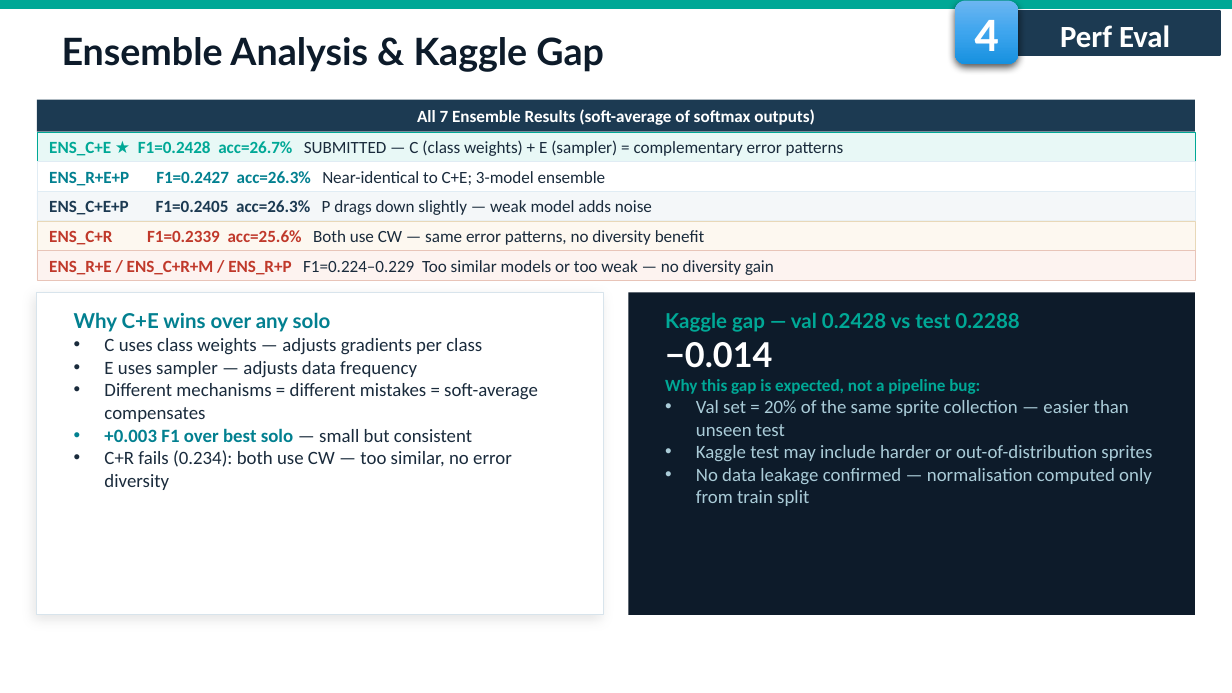
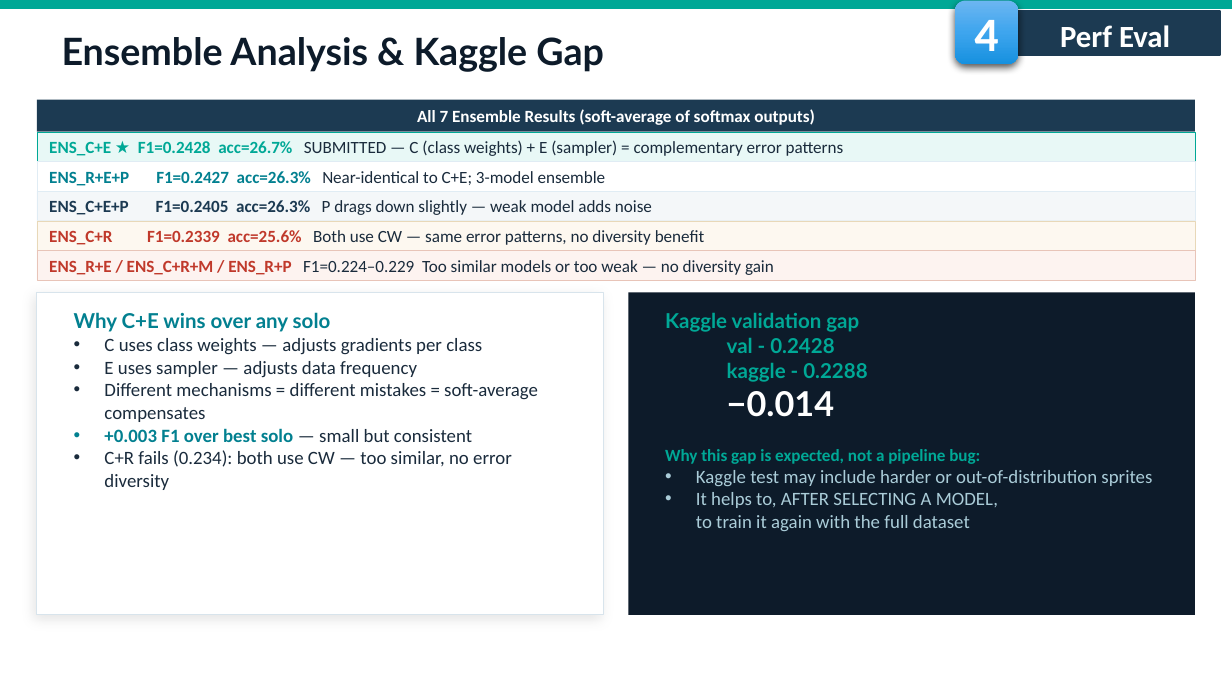
Before and after one commit to fmssilva/DL_Proj, a slide deck: slide 27 of assignment_1/task1/Task1_report.pptx. Drawn at 1232x693 pixels with LibreOffice and Linux fonts; fonts in the diff are those of the drawing; background and template pictures are left out. Boxes give left, top, right and bottom in pixels: in the first picture for what was removed or moved away, otherwise in the second. Text is boxed around its words. In the diff, an @@ line names an element or a change of style, - is before the commit and + after.

```diff
--- a/assignment_1/task1/Task1_report.pptx
+++ b/assignment_1/task1/Task1_report.pptx
@@ text at (665,313,867,382): text changed @@
-Kaggle gap — val 0.2428 vs test 0.2288
+Kaggle validation gap
+val - 0.2428
+kaggle - 0.2288
@@ text at (696,400,1129,436): paragraph removed @@
-• Val set = 20% of the same sprite collection — easier than unseen test
@@ text at (696,492,998,531): text changed @@
-• No data leakage confirmed — normalisation computed only from train split
+• It helps to, AFTER SELECTING A MODEL,
+  to train it again with the full dataset
```
Also in this commit, not shown: 19 other slides changed, 1 slide added, 2 other files.
